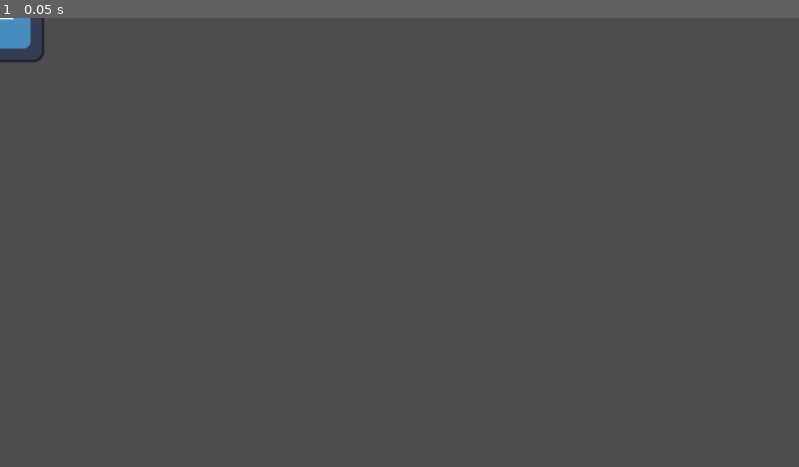
Above: before the commit, frame 1.
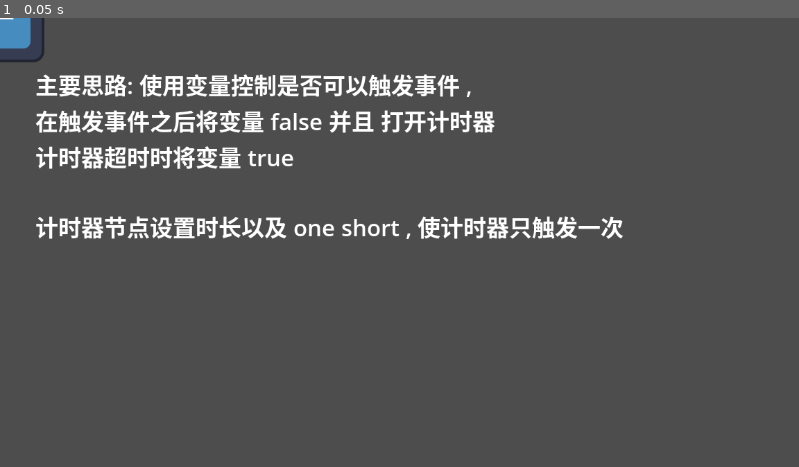
Above: after the commit, the same moment.

Repository: WITstudio86/godot-codes
Game: Godot game, scene res://事件间隔/shotting_interval.tscn
The game is run twice, just before and just after one commit, with the same random seed, the same clock (stepped at 60 frames per second) and the same inputs. The project has no main scene, so this scene is started directly. The engine's default icon, where the game draws it, is replaced by a stand-in: a white triangle on a blue panel in a dark square.
Inputs:
- Up to frame 1 (0.05 s): no input

The runs differ from the first frame. In frame 1, 5.6% of the frame differs, in the area x 4-78%, y 12-50%.

Commit message:
doc: 使用 label 节点显示一些笔记内容

Diff:
--- a/事件间隔/shotting_interval.tscn
+++ b/事件间隔/shotting_interval.tscn
@@ -1,10 +1,13 @@
-[gd_scene load_steps=4 format=3 uid="uid://de4m8j76trv53"]
+[gd_scene load_steps=5 format=3 uid="uid://de4m8j76trv53"]
 
 [ext_resource type="Script" uid="uid://3kyshr62w755" path="res://事件间隔/character_body_2d.gd" id="1_r0suu"]
 [ext_resource type="Texture2D" uid="uid://csttsj4lm4vm8" path="res://icon.svg" id="1_xck0j"]
 
 [sub_resource type="RectangleShape2D" id="RectangleShape2D_xck0j"]
 size = Vector2(116, 114)
+
+[sub_resource type="LabelSettings" id="LabelSettings_r0suu"]
+font_size = 33
 
 [node name="EventInterval" type="Node2D"]
 
@@ -24,5 +27,17 @@
 wait_time = 2.0
 one_shot = true
 
+[node name="Label" type="Label" parent="."]
+offset_left = 51.0
+offset_top = 71.0
+offset_right = 1195.0
+offset_bottom = 321.0
+text = "主要思路: 使用变量控制是否可以触发事件 ,
+在触发事件之后将变量 false 并且 打开计时器
+计时器超时时将变量 true
+
+计时器节点设置时长以及 one short , 使计时器只触发一次"
+label_settings = SubResource("LabelSettings_r0suu")
+
 [connection signal="timeout" from="CharacterBody2D/PrimaryTimer" to="CharacterBody2D" method="_on_primary_timer_timeout"]
 [connection signal="timeout" from="CharacterBody2D/SecondTimer" to="CharacterBody2D" method="_on_second_timer_timeout"]
--- a/方向映射/player_move.tscn
+++ b/方向映射/player_move.tscn
@@ -1,10 +1,13 @@
-[gd_scene load_steps=4 format=3 uid="uid://dvbm68s8gkpv4"]
+[gd_scene load_steps=5 format=3 uid="uid://dvbm68s8gkpv4"]
 
 [ext_resource type="Script" uid="uid://cksphxnap5l4u" path="res://方向映射/character_body_2d.gd" id="1_1g8gb"]
 [ext_resource type="Texture2D" uid="uid://csttsj4lm4vm8" path="res://icon.svg" id="1_m4ukk"]
 
 [sub_resource type="RectangleShape2D" id="RectangleShape2D_1g8gb"]
 size = Vector2(122, 123.75)
+
+[sub_resource type="LabelSettings" id="LabelSettings_1g8gb"]
+font_size = 31
 
 [node name="Player_Move" type="Node2D"]
 
@@ -18,3 +21,11 @@
 [node name="CollisionShape2D" type="CollisionShape2D" parent="Player"]
 position = Vector2(583, 261.125)
 shape = SubResource("RectangleShape2D_1g8gb")
+
+[node name="Label" type="Label" parent="."]
+offset_left = 180.0
+offset_top = 45.0
+offset_right = 879.0
+offset_bottom = 90.0
+text = "需要先到 项目 => 项目设置 => 按键映射中添加按键"
+label_settings = SubResource("LabelSettings_1g8gb")
